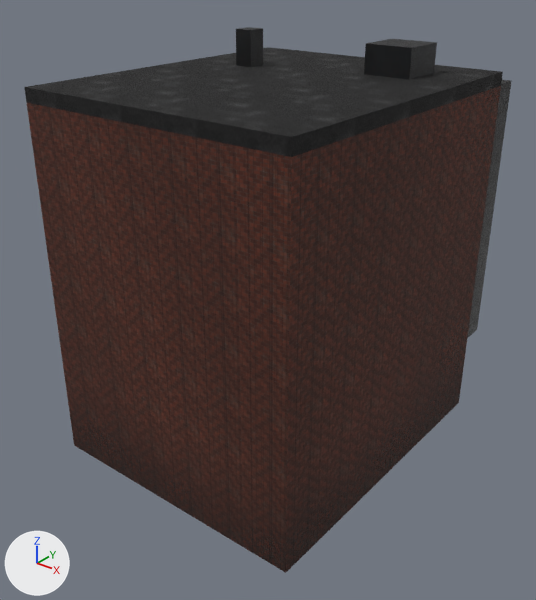
Before and after pictures for a commit that changed the glTF model godot/assets/city/realism/service_tenement_lod1.glb.
One viewpoint serves both versions: a 50 mm lens placed at (17.9, -29.9, 20.5), pointed at (0.0, -7.5, 6.6). The axes (+X, +Y, +Z) are drawn at lower left. The lights are the same throughout. The picture after the commit comes second.

Names of what the first picture shows: 'service_tenement_lod1'.
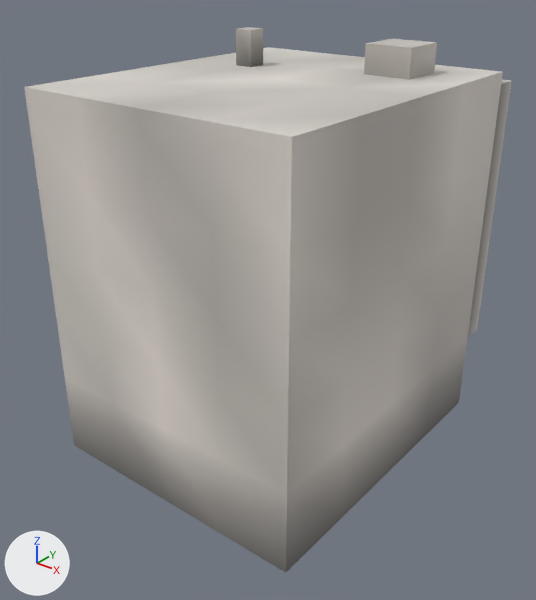
Pixel boxes [x1, y1, x2, y2] of what changed, in the pictures (536 x 600 px):
'service_tenement_lod1', surface changed (brown to grey): [24, 27, 511, 573] in both

What changed in the scene script:
```text
Change mat_steel_structure:
    remove # nodes: BsdfPrincipled, Mix, NormalMap, OutputMaterial, SeparateColor, TexImage x3, VertexColor
    remove # uses the picture img_steel_structure_albedo
    remove # uses the picture img_steel_structure_normal
    remove # uses the picture img_steel_structure_orm
    nodes: BsdfPrincipled, OutputMaterial, VertexColor
Change mat_brick:
    remove # nodes: BsdfPrincipled, Mix, NormalMap, OutputMaterial, SeparateColor, TexImage x3, VertexColor
    remove # uses the picture img_brick_albedo
    remove # uses the picture img_brick_normal
    remove # uses the picture img_brick_orm
    nodes: BsdfPrincipled, OutputMaterial, VertexColor
Change mat_roof_membrane:
    remove # nodes: BsdfPrincipled, Mix, NormalMap, OutputMaterial, SeparateColor, TexImage x3, VertexColor
    remove # uses the picture img_roof_membrane_albedo
    remove # uses the picture img_roof_membrane_normal
    remove # uses the picture img_roof_membrane_orm
    nodes: BsdfPrincipled, OutputMaterial, VertexColor
```
